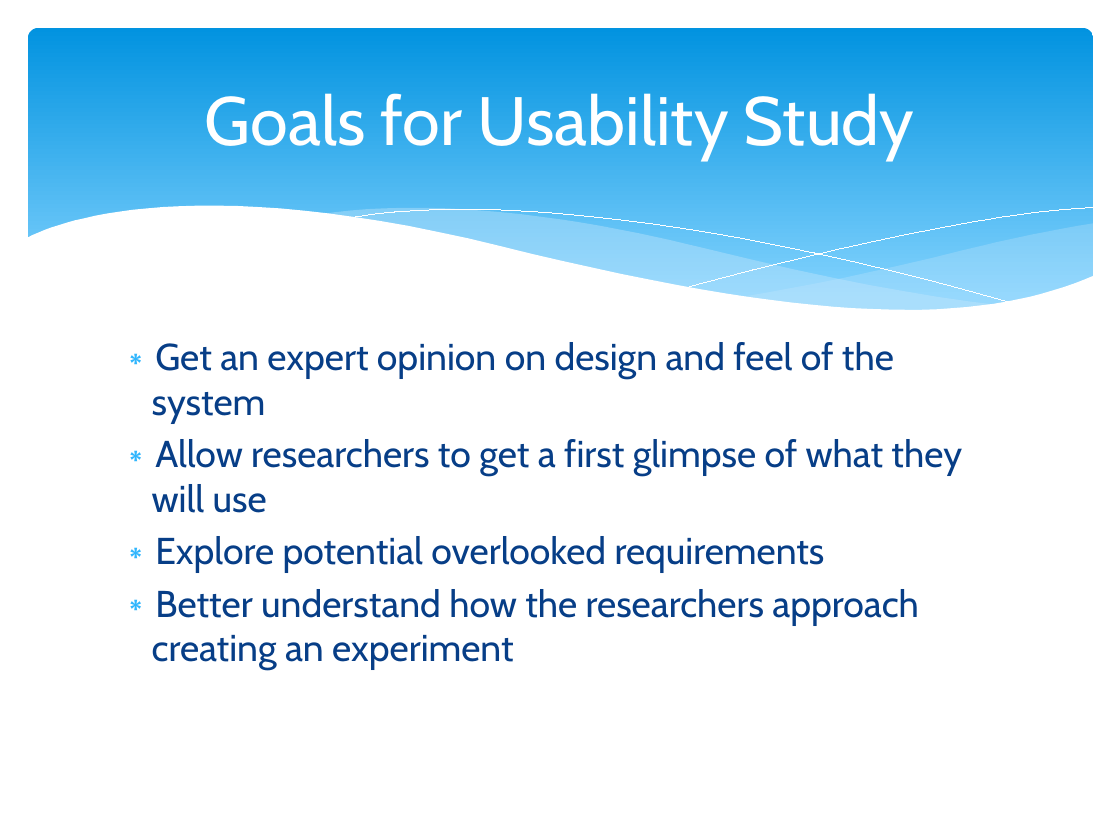
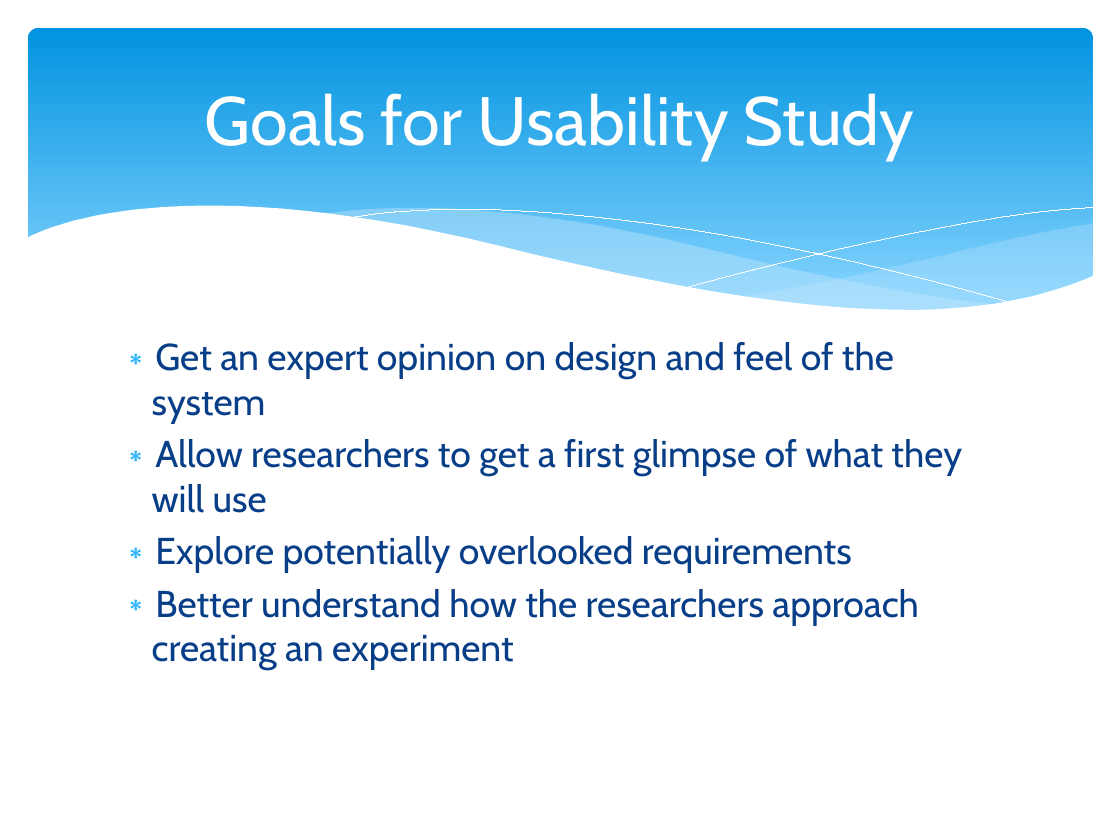
Before and after one commit to compuwizard123/participant-scheduling-system-docs, a slide deck: slide 5 of other/Participant Scheduling System.pptx. Drawn at 1120x840 pixels with LibreOffice and Linux fonts; fonts in the diff are those of the drawing. Boxes give left, top, right and bottom in pixels: in the first picture for what was removed or moved away, otherwise in the second. Text is boxed around its words. In the diff, an @@ line names an element or a change of style, - is before the commit and + after.

Commit message:
Altered my slides.

```diff
--- a/other/Participant Scheduling System.pptx
+++ b/other/Participant Scheduling System.pptx
@@ text at <box>155,536,852,573</box>: text changed @@
-∗ Explore potential overlooked requirements
+∗ Explore potentially overlooked requirements
```
